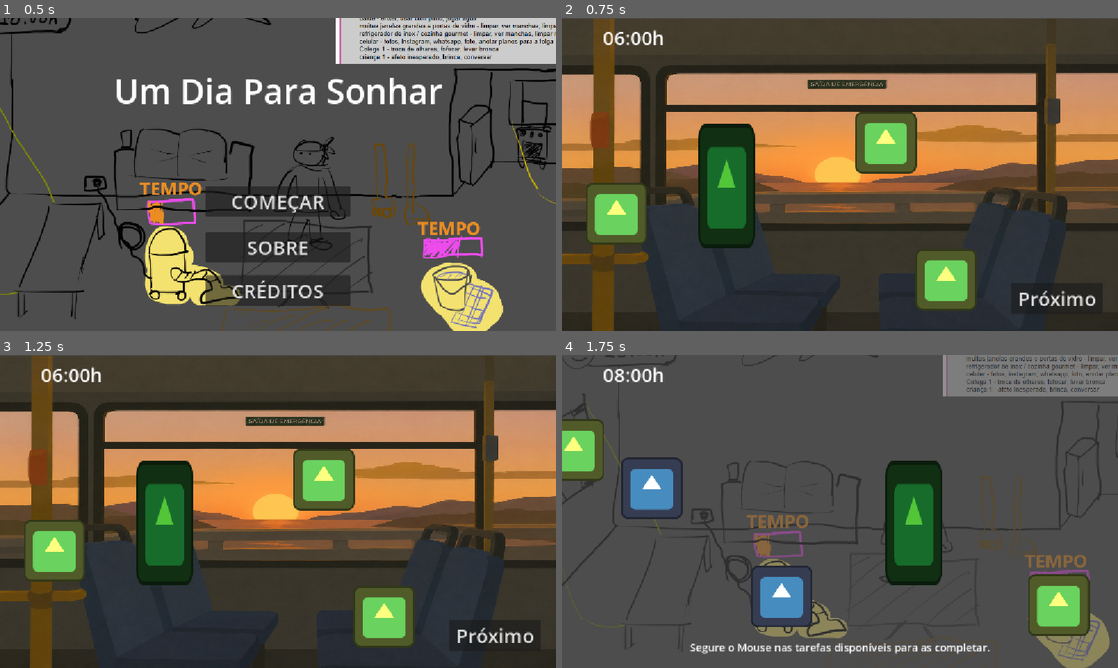
Above: before the commit, frames 1-4 (two rows, left to right).
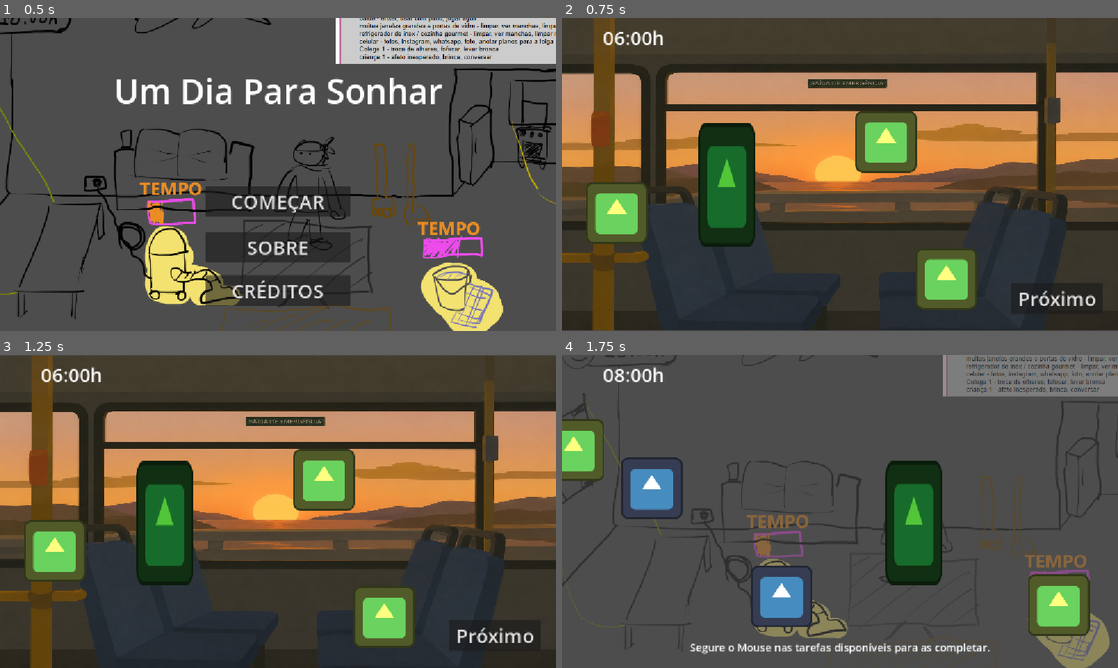
Above: after the commit, the same moments.

Repository: marcnetts/Scienza-Game-Jam
Game: Godot game, scene res://scenes/gameplay_menu_principal.tscn
Two runs of this game, one before a commit and one after it. Both use one fixed random seed, a clock stepped at 60 frames per second and the inputs below. The engine's default icon, where the game draws it, is replaced by a stand-in: a white triangle on a blue panel in a dark square.
Inputs:
- Up to frame 1 (0.5 s): no input
- Up to frame 2 (0.75 s): click "COMEÇAR" at 0.5 s
- Up to frame 3 (1.25 s): no input
- Up to frame 4 (1.75 s): click "Próximo" at 1.25 s

Frame 1 is identical in both runs. In frame 2, 4.4% of the frame differs, in the area x 0-100%, y 0-100%; in frame 3, 1.7%; in frame 4, nothing differs.

Commit message:
Câmera da cena de ônibus

Diff:
--- a/scenes/gameplay_onibus.tscn
+++ b/scenes/gameplay_onibus.tscn
@@ -4,6 +4,7 @@
 [ext_resource type="Texture2D" uid="uid://dypeupapblqmy" path="res://assets/ônibus.png" id="2_7frf5"]
 [ext_resource type="PackedScene" uid="uid://3pp2wwiu5hox" path="res://scenes/jogador.tscn" id="3_ghfb8"]
 [ext_resource type="PackedScene" uid="uid://ccwqjo1ryq2hp" path="res://scenes/item_selecionavel.tscn" id="4_5h207"]
+[ext_resource type="Script" uid="uid://8c5rfqdt2go6" path="res://scripts/camera_tremida.gd" id="5_7frf5"]
 
 [node name="Node2D" type="Node2D" unique_id=1756217361]
 script = ExtResource("1_15jde")
@@ -26,6 +27,21 @@
 theme_override_font_sizes/normal_font_size = 40
 text = "06:00h"
 fit_content = true
+
+[node name="ButtonProximaCena" type="Button" parent="Interface" unique_id=14392321]
+anchors_preset = 8
+anchor_left = 0.5
+anchor_top = 0.5
+anchor_right = 0.5
+anchor_bottom = 0.5
+offset_left = 355.0
+offset_top = 225.0
+offset_right = 545.0
+offset_bottom = 288.0
+grow_horizontal = 2
+grow_vertical = 2
+theme_override_font_sizes/font_size = 40
+text = "Próximo"
 
 [node name="Jogador" parent="." unique_id=193595288 instance=ExtResource("3_ghfb8")]
 position = Vector2(341, 348)
@@ -64,22 +80,12 @@
 fala_personagem = "Ainda bem escuro."
 sempre_selecionavel = true
 
-[node name="ButtonProximaCena" type="Button" parent="." unique_id=14392321]
-anchors_preset = 8
-anchor_left = 0.5
-anchor_top = 0.5
-anchor_right = 0.5
-anchor_bottom = 0.5
-offset_left = 931.0
-offset_top = 549.0
-offset_right = 1121.0
-offset_bottom = 612.0
-grow_horizontal = 2
-grow_vertical = 2
-theme_override_font_sizes/font_size = 40
-text = "Próximo"
+[node name="Camera2D" type="Camera2D" parent="." unique_id=1570109313]
+position = Vector2(574.141, 322)
+scale = Vector2(0.34854344, 0.26441598)
+script = ExtResource("5_7frf5")
 
+[connection signal="pressed" from="Interface/ButtonProximaCena" to="." method="_on_button_proxima_cena_pressed" binds= ["gameplay_sala"]]
 [connection signal="timeout" from="TimerGeral" to="." method="_on_timer_geral_timeout"]
 [connection signal="timeout" from="TimerTarefas" to="." method="_on_timer_tarefas_timeout"]
 [connection signal="timeout" from="TimerRelogio" to="." method="_on_timer_relogio_timeout"]
-[connection signal="pressed" from="ButtonProximaCena" to="." method="_on_button_proxima_cena_pressed" binds= ["gameplay_sala"]]
--- /dev/null
+++ b/scripts/camera_tremida.gd
@@ -0,0 +1,17 @@
+extends Camera2D
+
+@export var amplitude_y: float = 8.0
+@export var velocidade_y: float = 0.7
+@export var amplitude_x: float = 2.0
+@export var velocidade_x: float = 0.2
+
+var pocicao_base: Vector2
+
+func _ready():
+	pocicao_base = position
+
+func _process(delta):
+	var onda_x = sin(Time.get_ticks_msec() / 1000.0 * velocidade_x)
+	position.x = pocicao_base.x + (onda_x * amplitude_x)
+	var onda_y = sin(Time.get_ticks_msec() / 1000.0 * velocidade_y)
+	position.y = pocicao_base.y + (onda_y * amplitude_y)
Not shown, added: scripts/camera_tremida.gd.uid
